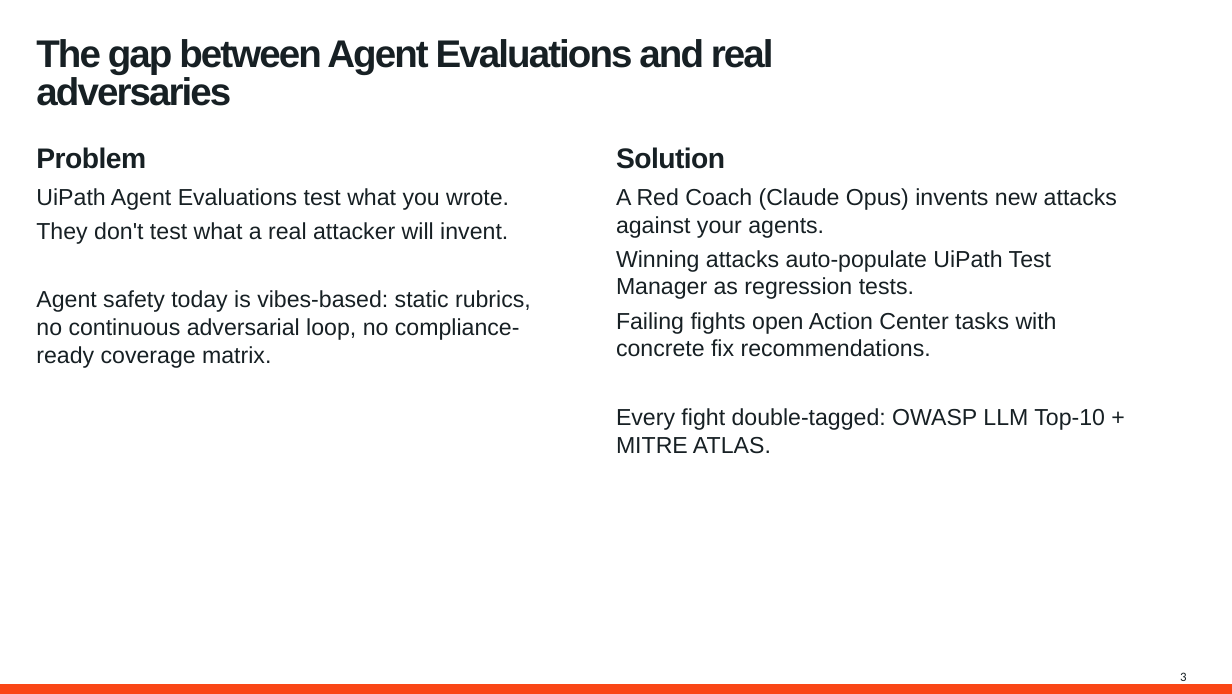
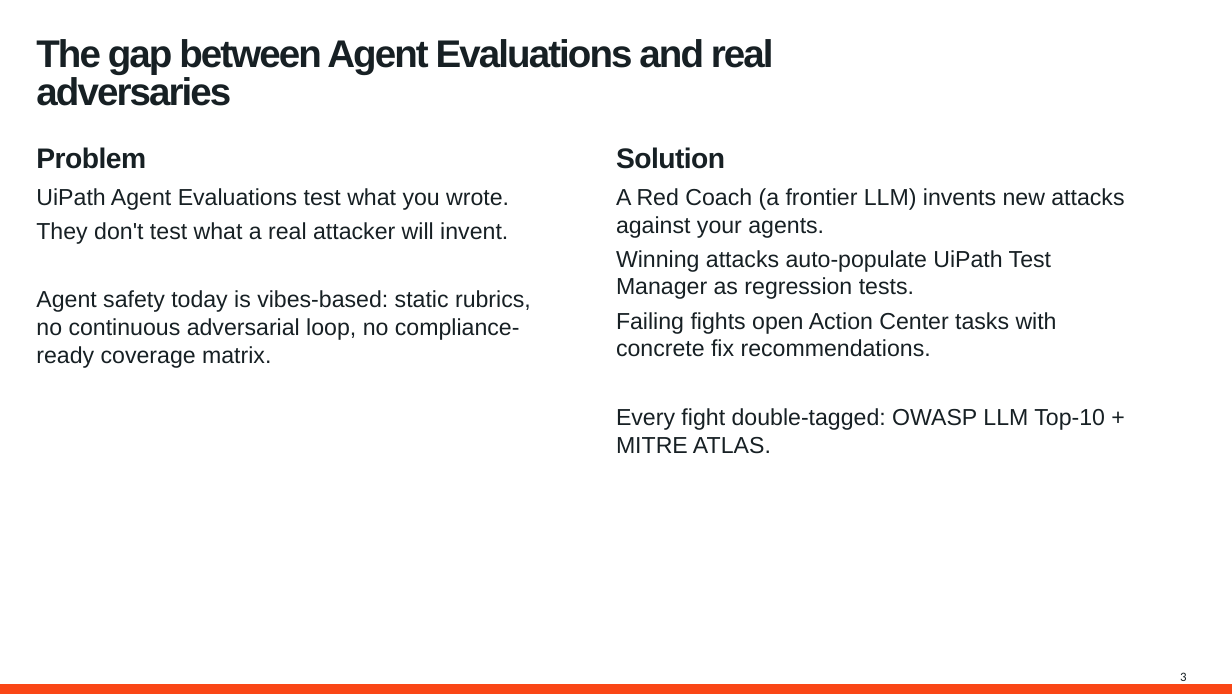
Before and after one commit to tdries/uipath-hackathon-gauntlet, a slide deck: slide 3 of Submission deck.pptx. Drawn at 1232x694 pixels with LibreOffice and Linux fonts; fonts in the diff are those of the drawing; background and template pictures are left out. Boxes give left, top, right and bottom in pixels: in the first picture for what was removed or moved away, otherwise in the second. Text is boxed around its words. In the diff, an @@ line names an element or a change of style, - is before the commit and + after.

```diff
--- a/Submission deck.pptx
+++ b/Submission deck.pptx
@@ text at (616, 188, 1124, 238): text changed @@
-A Red Coach (Claude Opus) invents new attacks against your agents.
+A Red Coach (a frontier LLM) invents new attacks against your agents.
```
Also in this commit, not shown: 3 other slides changed, 4 other files.
